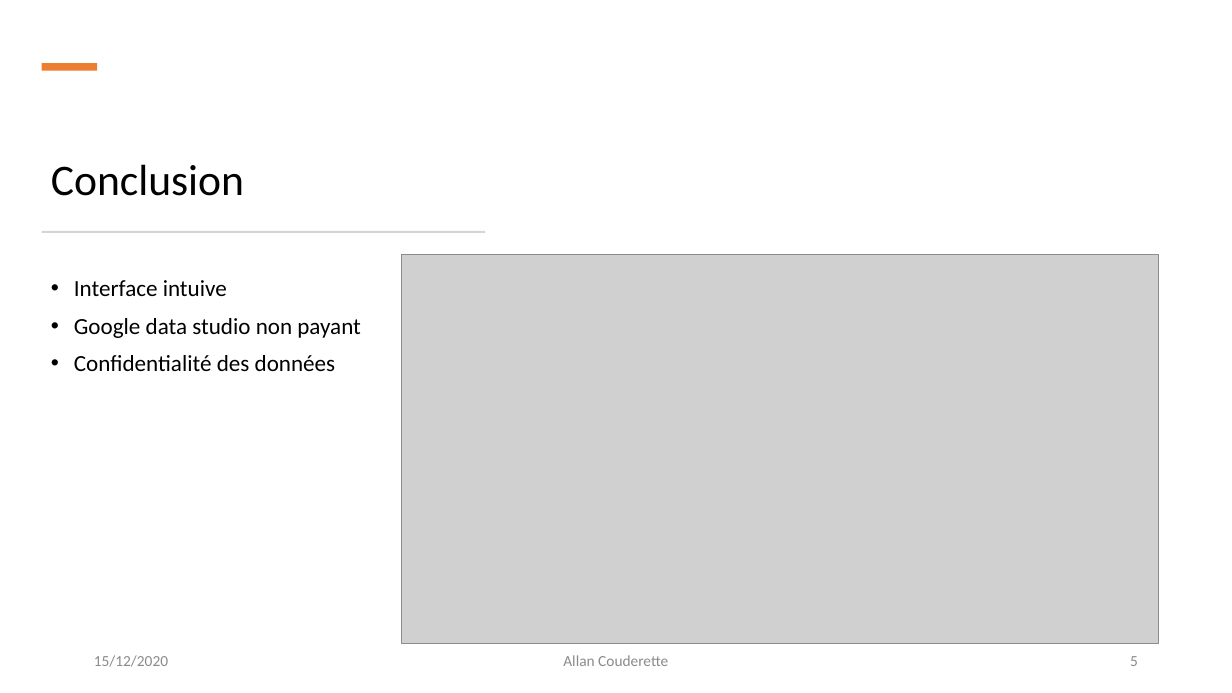
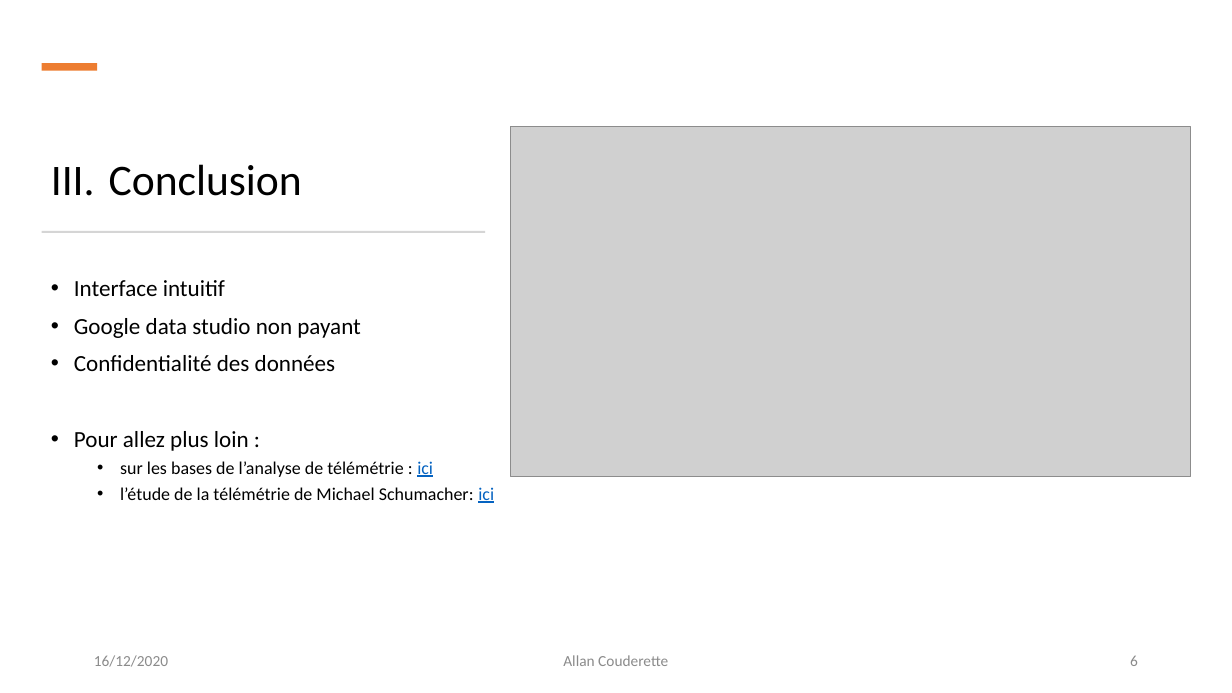
Before and after one commit to allanCouderette/BI_analysis_Formula-1-telemetry, a slide deck: slide 6 of Présentation-AllanCouderette.pptx (slide 5 before the commit). Drawn at 1232x693 pixels with LibreOffice and Linux fonts; fonts in the diff are those of the drawing; grey boxes stand for pictures. Boxes give left, top, right and bottom in pixels: in the first picture for what was removed or moved away, otherwise in the second. Text is boxed around its words. In the diff, an @@ line names an element or a change of style, - is before the commit and + after.

```diff
--- a/Présentation-AllanCouderette.pptx
+++ b/Présentation-AllanCouderette.pptx
@@ title "Conclusion" at (109,164,302,196): bullet none to I. @@
@@ picture: place and size @@
-picture at (402,254,1159,643)
+picture at (510,127,1190,477)
@@ text at (74,280,225,296): text changed @@
-• Interface intuive
+• Interface intuitif
@@ text at (74,431,494,503): paragraphs added @@
+• Pour allez plus loin :
+  • sur les bases de l’analyse de télémétrie : ici
+  • l’étude de la télémétrie de Michael Schumacher: ici
@@ text at (94,655,168,667): text changed @@
-15/12/2020
+16/12/2020
@@ page number at (1130,655,1138,666): text changed @@
-5
+6
```
Also in this commit, not shown: 4 other slides changed, 2 slides added, 1 other file.
